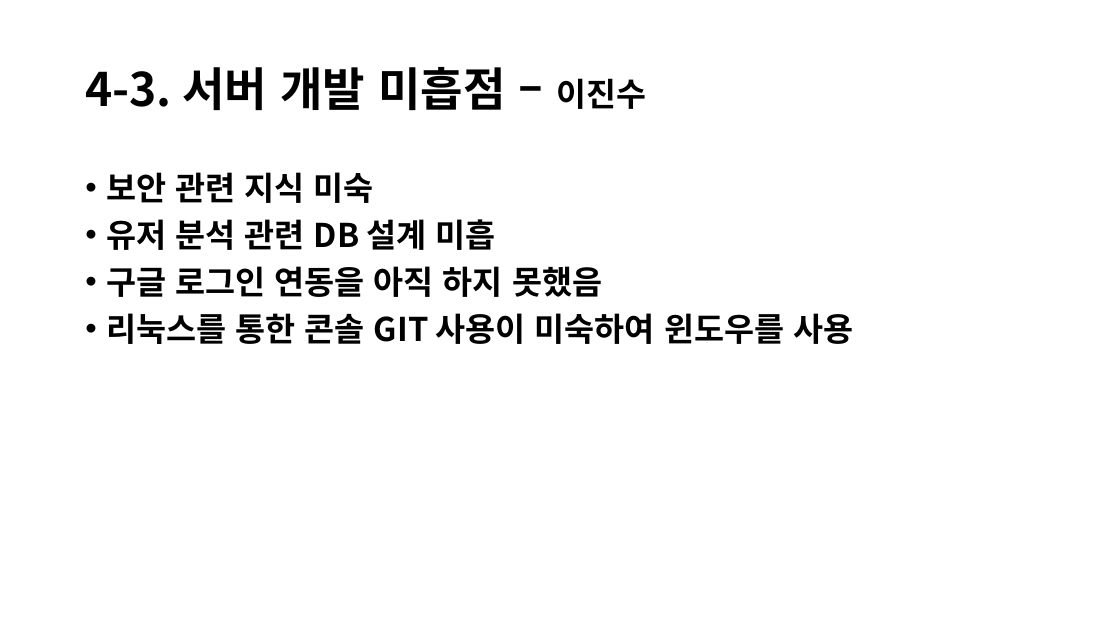
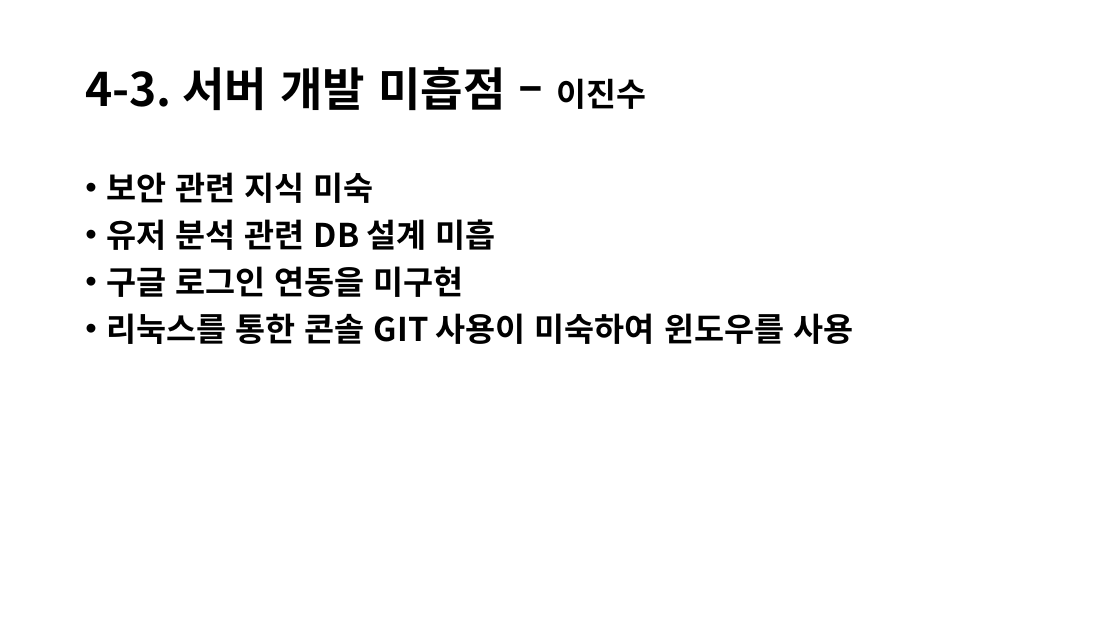
Before and after one commit to JinsooLee-Testing/aww, a slide deck: slide 14 of 기획문서/중간발표/Aww_중간발표.pptx. Drawn at 1120x630 pixels with LibreOffice and Linux fonts; fonts in the diff are those of the drawing; background and template pictures are left out. Boxes give left, top, right and bottom in pixels: in the first picture for what was removed or moved away, otherwise in the second. Text is boxed around its words. In the diff, an @@ line names an element or a change of style, - is before the commit and + after.

```diff
--- a/기획문서/중간발표/Aww_중간발표.pptx
+++ b/기획문서/중간발표/Aww_중간발표.pptx
@@ text at bbox=[106, 266, 464, 297]: text changed @@
-• 구글 로그인 연동을 아직 하지 못했음
+• 구글 로그인 연동을 미구현
```
Also in this commit, not shown: 1 other slide changed.
